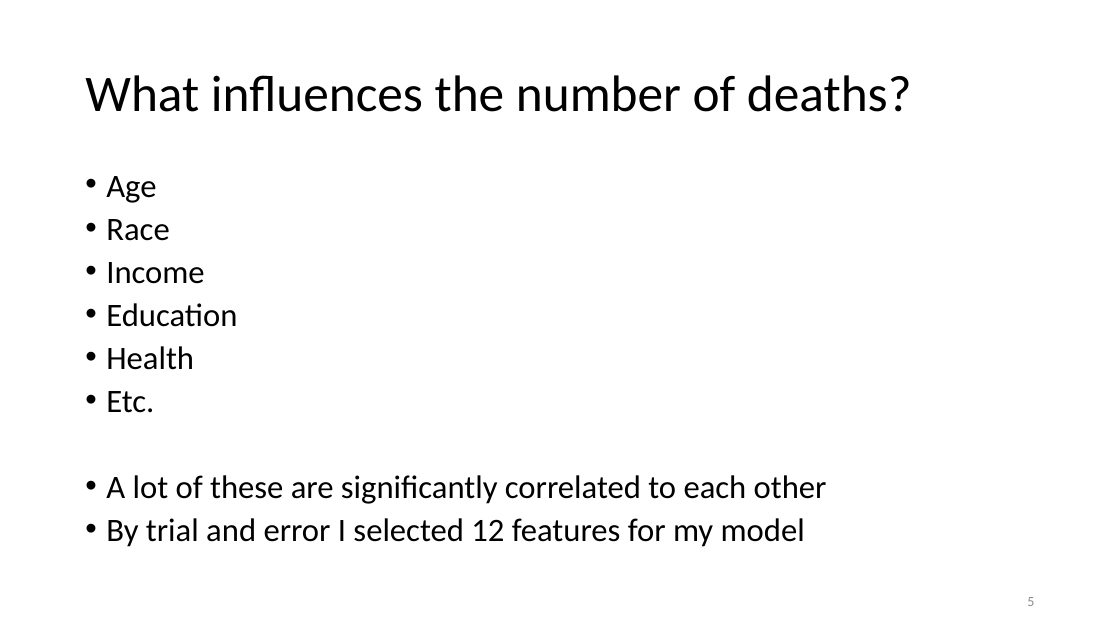
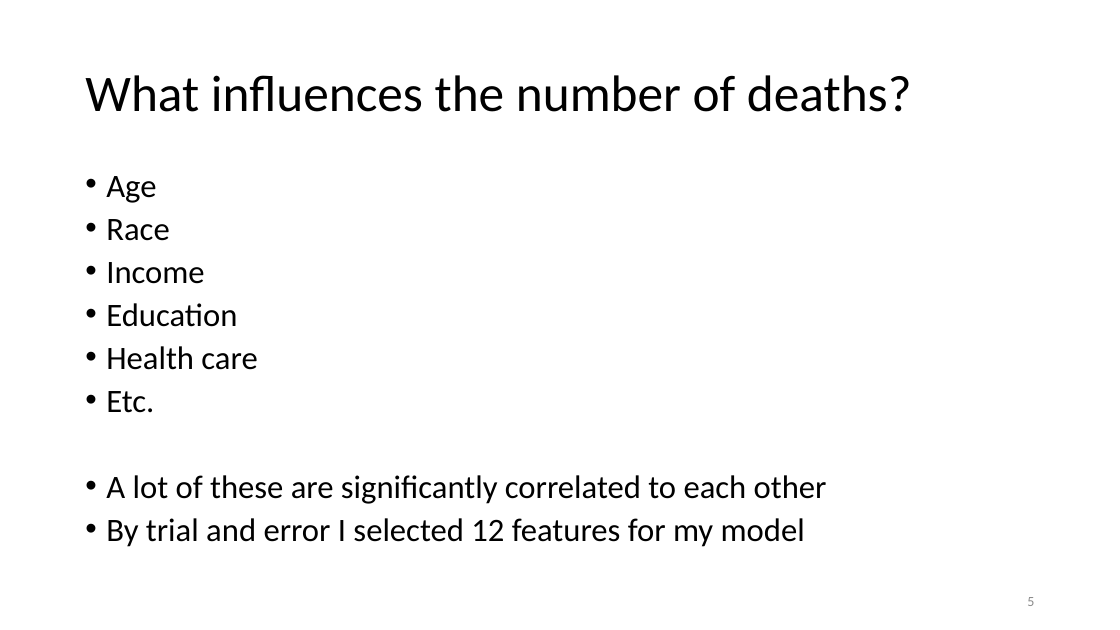
Before and after one commit to nkinnaird/CountyCovidIndexing, a slide deck: slide 5 of Presentation/CovidProjectPresentation.pptx. Drawn at 1120x630 pixels with LibreOffice and Linux fonts; fonts in the diff are those of the drawing. Boxes give left, top, right and bottom in pixels: in the first picture for what was removed or moved away, otherwise in the second. Text is boxed around its words. In the diff, an @@ line names an element or a change of style, - is before the commit and + after.

Commit message:
Added residual deaths vs county map, updated some plots, updated presentation.

```diff
--- a/Presentation/CovidProjectPresentation.pptx
+++ b/Presentation/CovidProjectPresentation.pptx
@@ text at [106, 346, 257, 370]: text changed @@
-• Health
+• Health care
```
Also in this commit, not shown: 7 other slides changed, 3 slides added, 1 slide removed, 19 other files.
